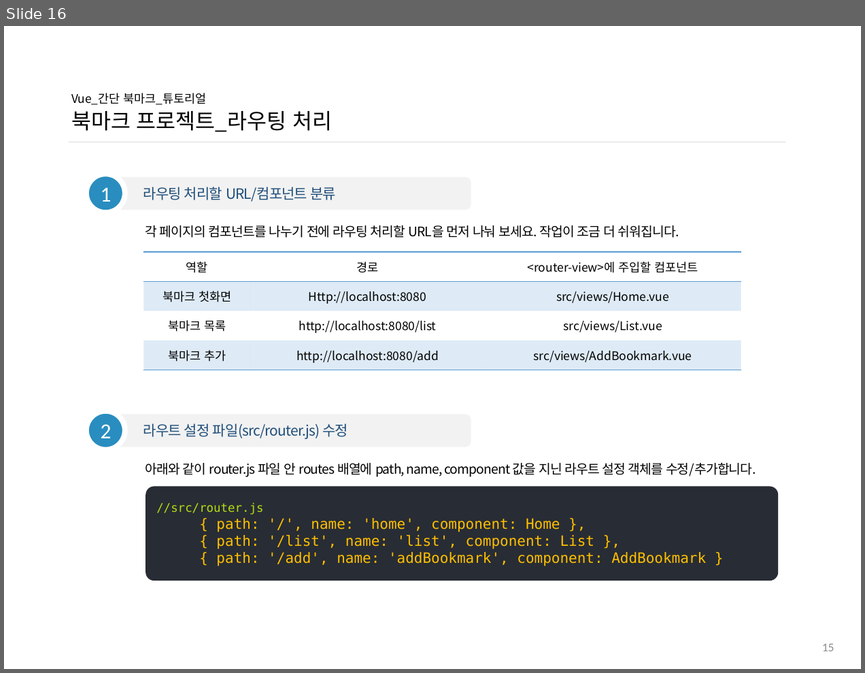
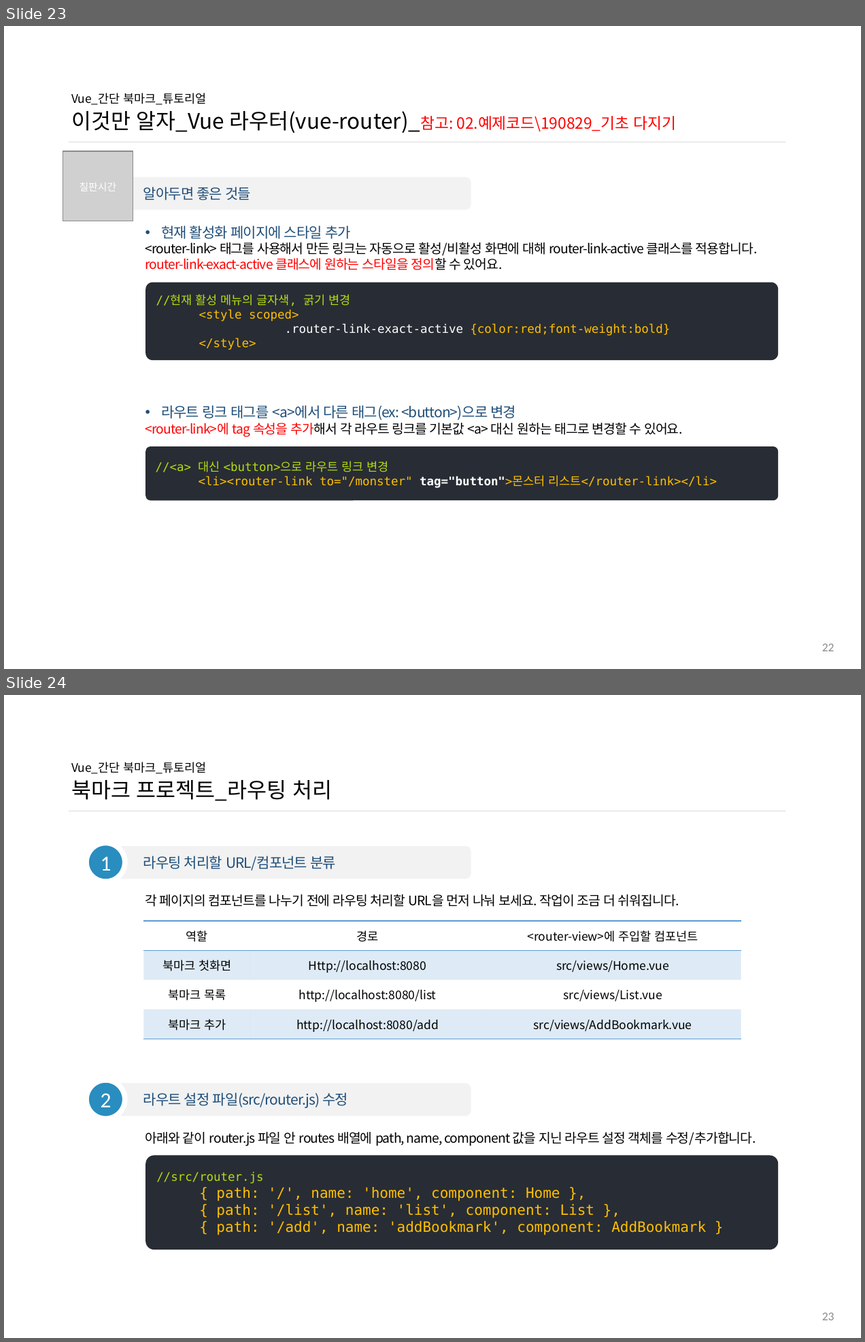
Before and after one commit to ddowon/vueStudy, a slide deck: 01.참고자료/190827_간단 북마크 만들기.pptx. Shown one above the other, each under a label of ours: slide 16 before the commit, slides 23 and 24 after it. The pictures are 865x673 and 865x1342 pixels, drawn with LibreOffice and Linux fonts; fonts in the diff are those of the drawing; grey boxes stand for pictures; background and template pictures are left out. Boxes give left, top, right and bottom in pixels: in the first picture for what was removed or moved away, otherwise in the second. Text is boxed around its words. In the diff, an @@ line names an element or a change of style, - is before the commit and + after.

Commit message:
8월 29일 스터디 자료 추가

```diff
--- a/01.참고자료/190827_간단 북마크 만들기.pptx
+++ b/01.참고자료/190827_간단 북마크 만들기.pptx
@@ slide 23 added at [4,26,861,669], background #FFFFFF @@
@@ title added at [71,93,677,133], 18 pt, text #000000 @@
+Vue_간단 북마크_튜토리얼
+이것만 알자_Vue 라우터(vue-router)_참고: 02.예제코드\190829_기초 다지기
@@ line added from (68, 142) to (785, 142), #D9D9D9 0.5 pt @@
@@ picture added at [63,151,133,221] @@
@@ text added at [79,182,117,191], 8.5 pt, text #FFFFFF @@
+칠판시간
@@ rounded rectangle added at [107,177,471,210], fill #F2F2F2, 12 pt, text #1F4E79 @@
+알아두면 좋은 것들
@@ text added at [145,225,757,437], 11 pt, text #000000 @@
+• 현재 활성화 페이지에 스타일 추가
+<router-link> 태그를 사용해서 만든 링크는 자동으로 활성/비활성 화면에 대해 router-link-active 클래스를 적용합니다.
+router-link-exact-active 클래스에 원하는 스타일을 정의할 수 있어요.
+• 라우트 링크 태그를 <a>에서 다른 태그(ex: <button>)으로 변경
+<router-link>에 tag 속성을 추가해서 각 라우트 링크를 기본값 <a> 대신 원하는 태그로 변경할 수 있어요.
@@ rounded rectangle added at [145,282,778,360], fill #282C34, 10 pt, text #FFC000 @@
+//현재 활성 메뉴의 글자색, 굵기 변경
+  <style scoped>
+  .router-link-exact-active {color:red;font-weight:bold}
+  </style>
@@ rounded rectangle added at [145,446,778,500], fill #282C34, 10 pt, text #FFC000 @@
+//<a> 대신 <button>으로 라우트 링크 변경
+  <li><router-link to="/monster" tag="button">몬스터 리스트</router-link></li>
@@ page number added at [822,643,834,651], 10 pt, text #8C8C8C @@
+22
@@ what was slide 16 is now slide 24 @@
@@ page number at [822,1312,834,1320]: text changed @@
-15
+23
```
Also in this commit, not shown: 1 slide changed, 7 other slides added, 23 other files.
